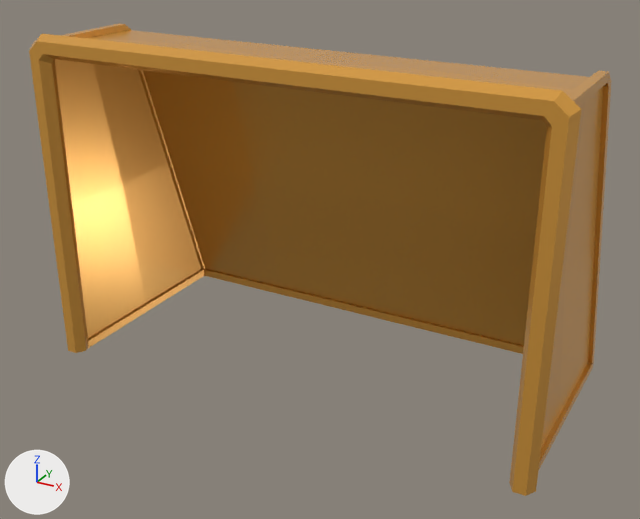
Before and after pictures for a commit that changed the glTF model public/models/soccer-gate.glb.
One viewpoint serves both versions: a 50 mm camera at (2.53, -4.73, 3.08) aimed at (0.01, -0.15, 0.79). The axes (+X, +Y, +Z) are drawn at lower left. The lights are the same throughout. Where no turn or scale is listed for an object, it has been applied to the vertices.

In view in the first picture: 'soccer-gate'.
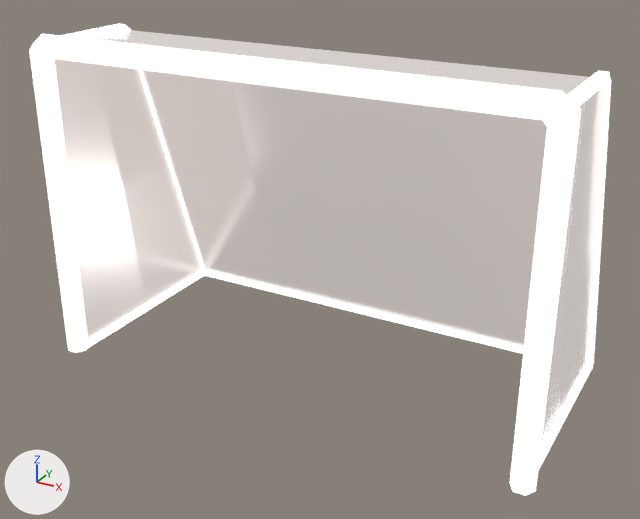
Changed parts and their boxes [x1, y1, x2, y2] in the pictures (640 x 519 px):
```json
{"object": "soccer-gate", "change": "recoloured", "before": [29, 23, 611, 496], "after": [29, 23, 611, 496], "on screen": "brown to white"}
```

The change, as JSON lines over the scene's bpy script:
```json
{"op": "add", "block": "img_base", "code": ["img_base = load_image('base', '_unpacked/base', 1024, 1024, 'sRGB')"]}
{"op": "add", "block": "mat_lowpoly_colors_001", "code": ["mat_lowpoly_colors_001 = bpy.data.materials.new('LOWPOLY-COLORS.001')", "# uses the picture img_base"]}
{"block": "me_soccer_gate", "where": "me_soccer_gate.from_pydata(...)  # 127 vertices, 212 faces; spans x -1.67..1.67, y -0.81..0.78, z -0.03..2.17"}
{"op": "remove", "block": "me_soccer_gate", "code": "me_soccer_gate.materials.append(mat_lowpoly_colors)  # orange #e7a747"}
{"op": "add", "block": "me_soccer_gate", "code": "me_soccer_gate.materials.append(mat_lowpoly_colors_001)"}
```
